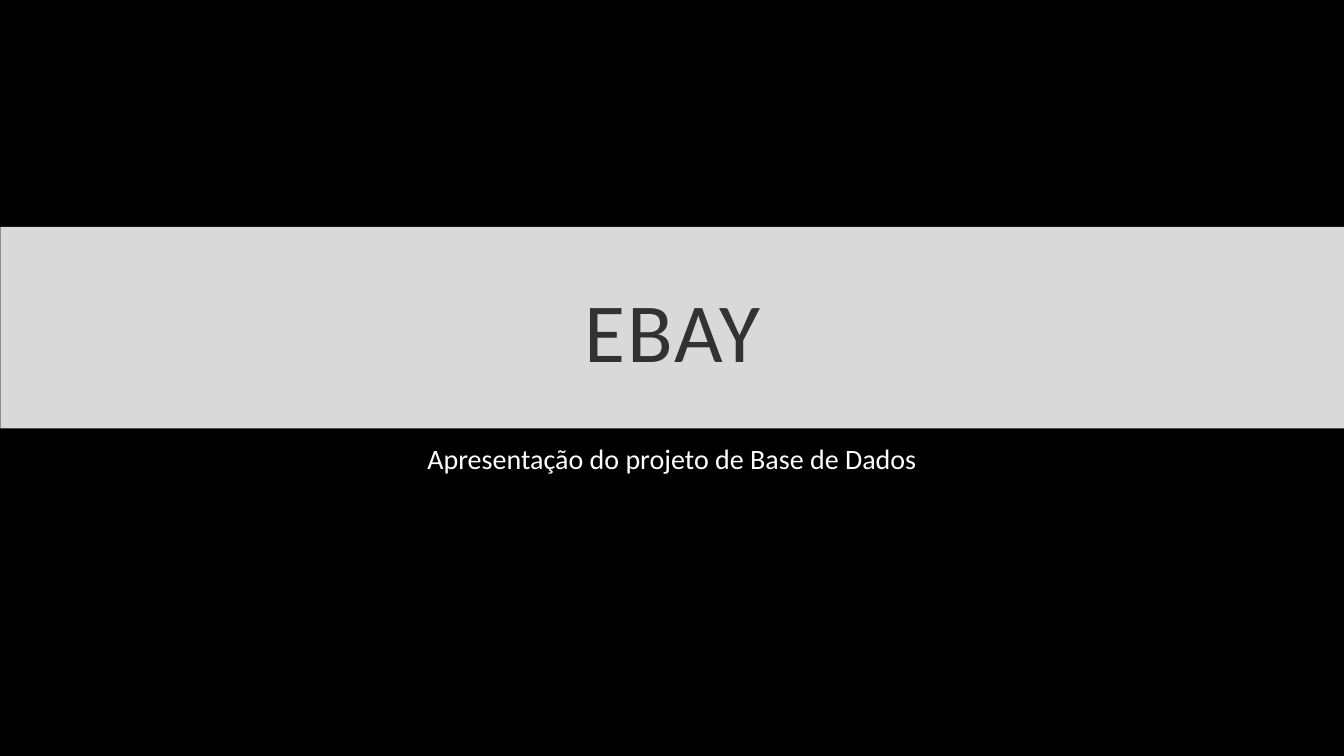
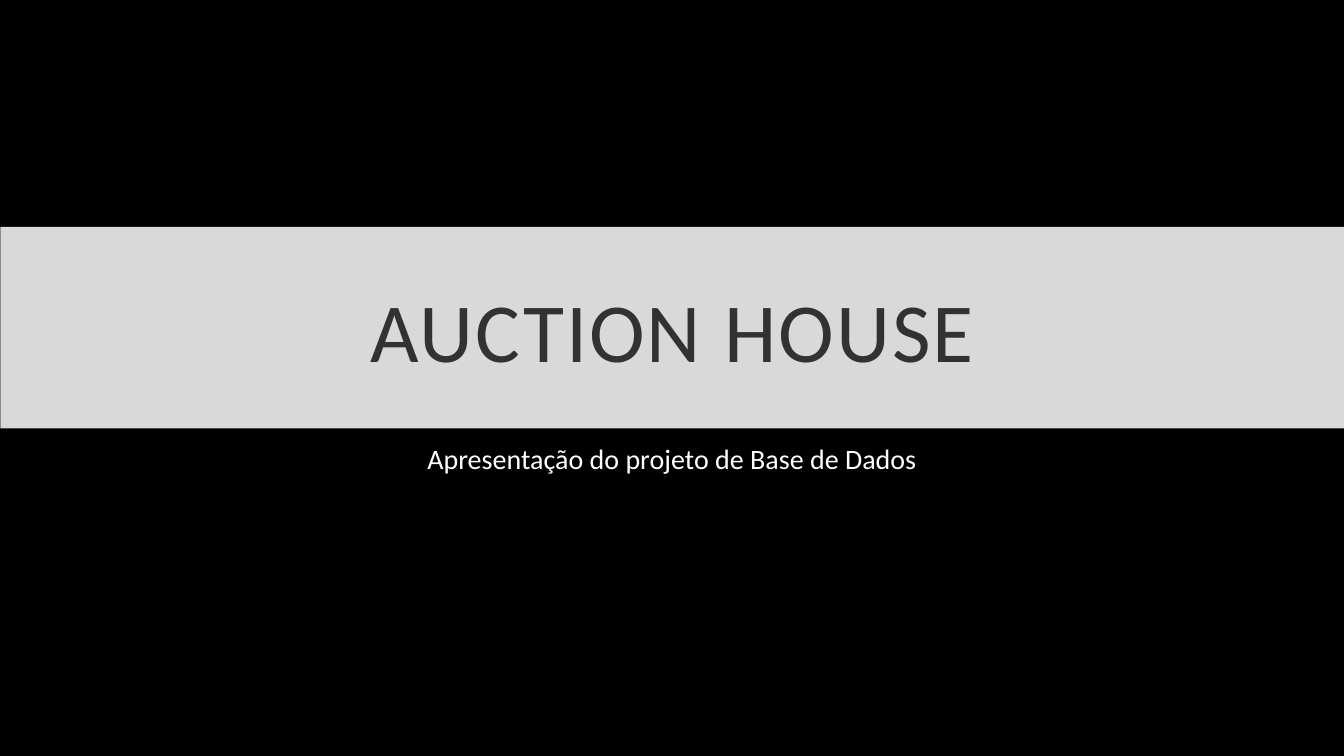
Before and after one commit to tomasbm07/Projeto-BD, a slide deck: slide 1 of Apresentação/Apresentação.pptx. Drawn at 1344x756 pixels with LibreOffice and Linux fonts; fonts in the diff are those of the drawing; background and template pictures are left out. Boxes give left, top, right and bottom in pixels: in the first picture for what was removed or moved away, otherwise in the second. Text is boxed around its words. In the diff, an @@ line names an element or a change of style, - is before the commit and + after.

```diff
--- a/Apresentação/Apresentação.pptx
+++ b/Apresentação/Apresentação.pptx
@@ title at <box>371,307,974,363</box>: text changed @@
-EBAY
+AUCTION HOUSE
```
Also in this commit, not shown: 5 other slides changed, 1 slide added, 3 other files.
